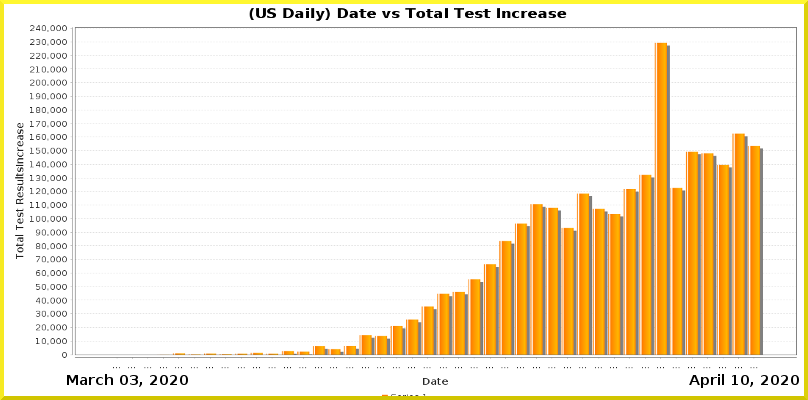
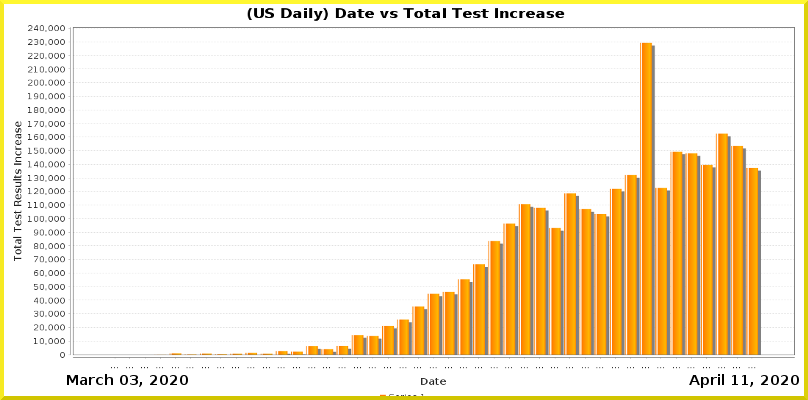
Layered file, before and after one edit (808 × 400). Changes by layer:
painted on "Current Date" over [741, 375, 749, 385]
painted on "Date_vs_TestIncrease.png" over [13, 8, 797, 396]
